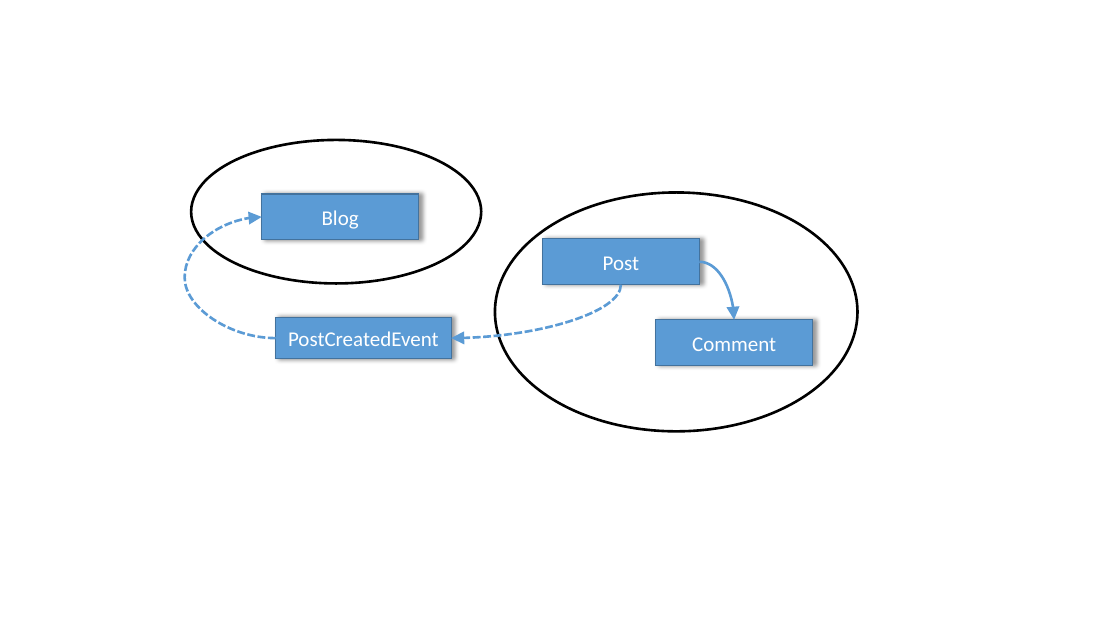
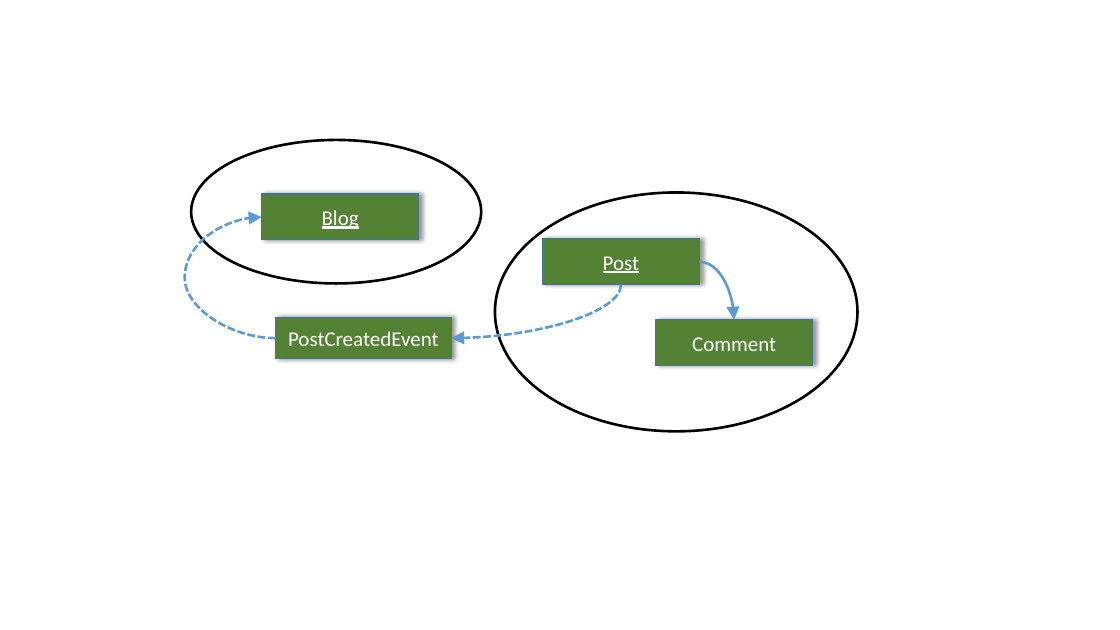
Before and after one commit to ivanpaulovich/event-sourcing-jambo, a slide deck: slide 1 of docs/Domain.pptx. Drawn at 1120x630 pixels with LibreOffice and Linux fonts; fonts in the diff are those of the drawing. Boxes give left, top, right and bottom in pixels: in the first picture for what was removed or moved away, otherwise in the second. Text is boxed around its words. In the diff, an @@ line names an element or a change of style, - is before the commit and + after.

Commit message:
event sourcing

```diff
--- a/docs/Domain.pptx
+++ b/docs/Domain.pptx
@@ rectangle "Blog" at bbox=[262, 194, 419, 240]: underline on; fill #5B9BD5 to #548235 @@
@@ rectangle "Post" at bbox=[543, 239, 700, 285]: underline on; fill #5B9BD5 to #548235 @@
@@ rectangle "PostCreatedEvent" at bbox=[276, 318, 451, 360]: fill #5B9BD5 to #548235 @@
@@ rectangle "Comment" at bbox=[656, 320, 813, 366]: fill #5B9BD5 to #548235 @@
```
Also in this commit, not shown: 5 other files.
